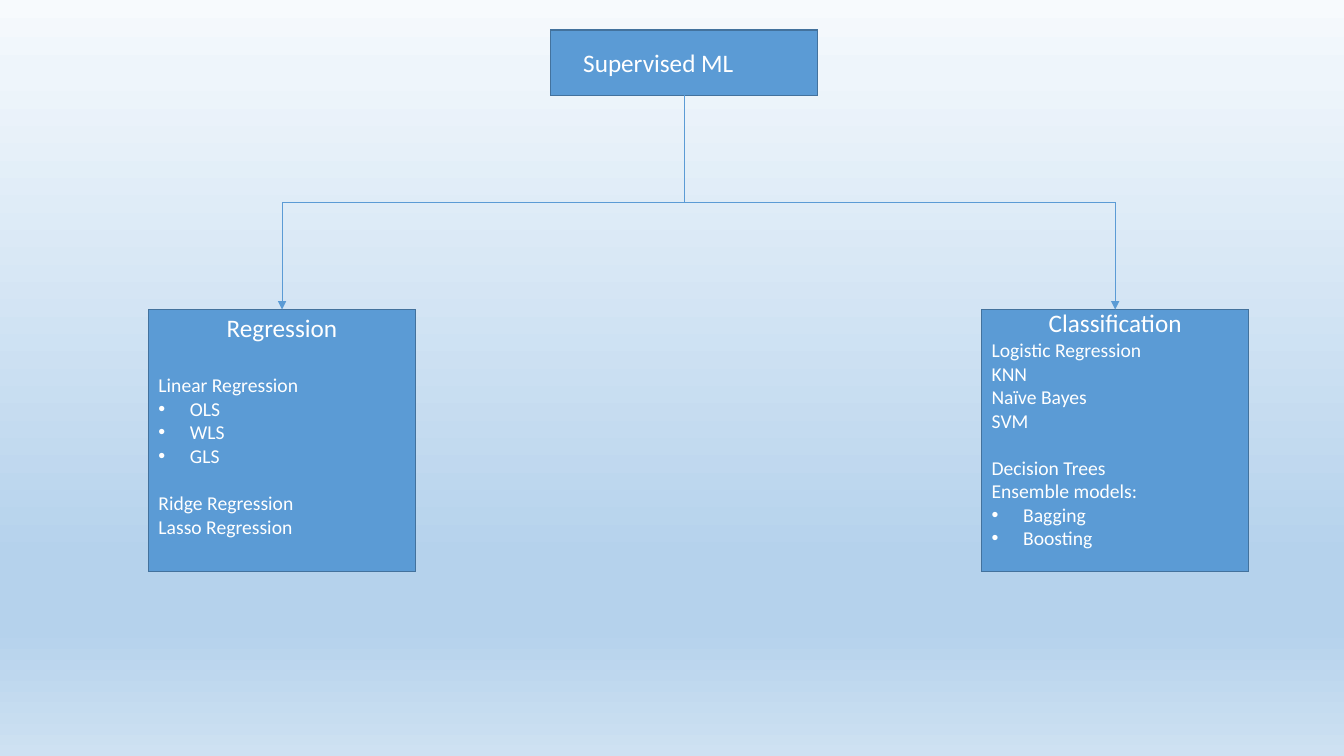
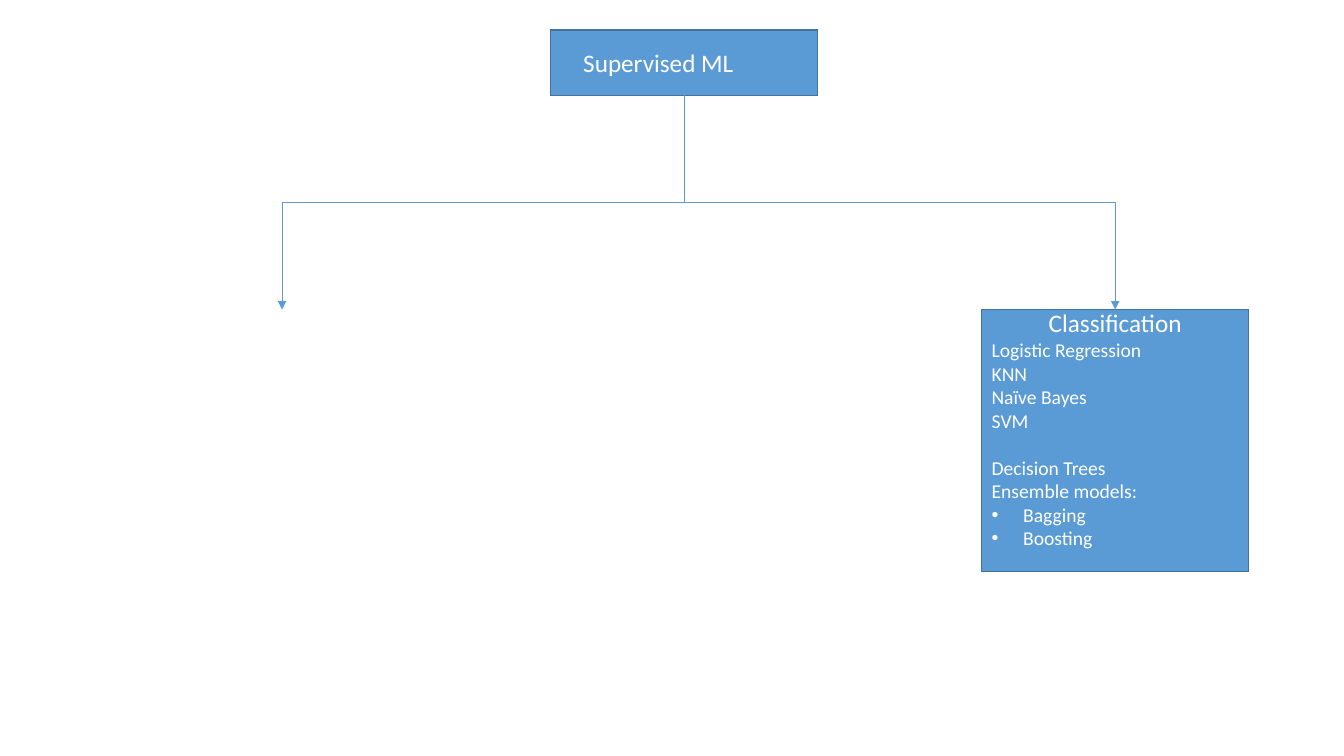
Before and after one commit to rktrojan/DataSciencePython, a slide deck: slide 10 of PPTs/ML.pptx (slide 3 before the commit). Drawn at 1344x756 pixels with LibreOffice and Linux fonts; fonts in the diff are those of the drawing. Boxes give left, top, right and bottom in pixels: in the first picture for what was removed or moved away, otherwise in the second. Text is boxed around its words. In the diff, an @@ line names an element or a change of style, - is before the commit and + after.

```diff
--- a/PPTs/ML.pptx
+++ b/PPTs/ML.pptx
@@ background gradient #F7FAFD to #EEF5FB to #B5D2EC to #CEE1F2 to #FFFFFF @@
@@ rectangle removed at bbox=[148, 310, 415, 572] @@
-Regression
-Linear Regression
-• OLS
-• WLS
-• GLS
-Ridge Regression
-Lasso Regression
```
Also in this commit, not shown: 2 other slides changed, 7 slides added, 3 other files.
